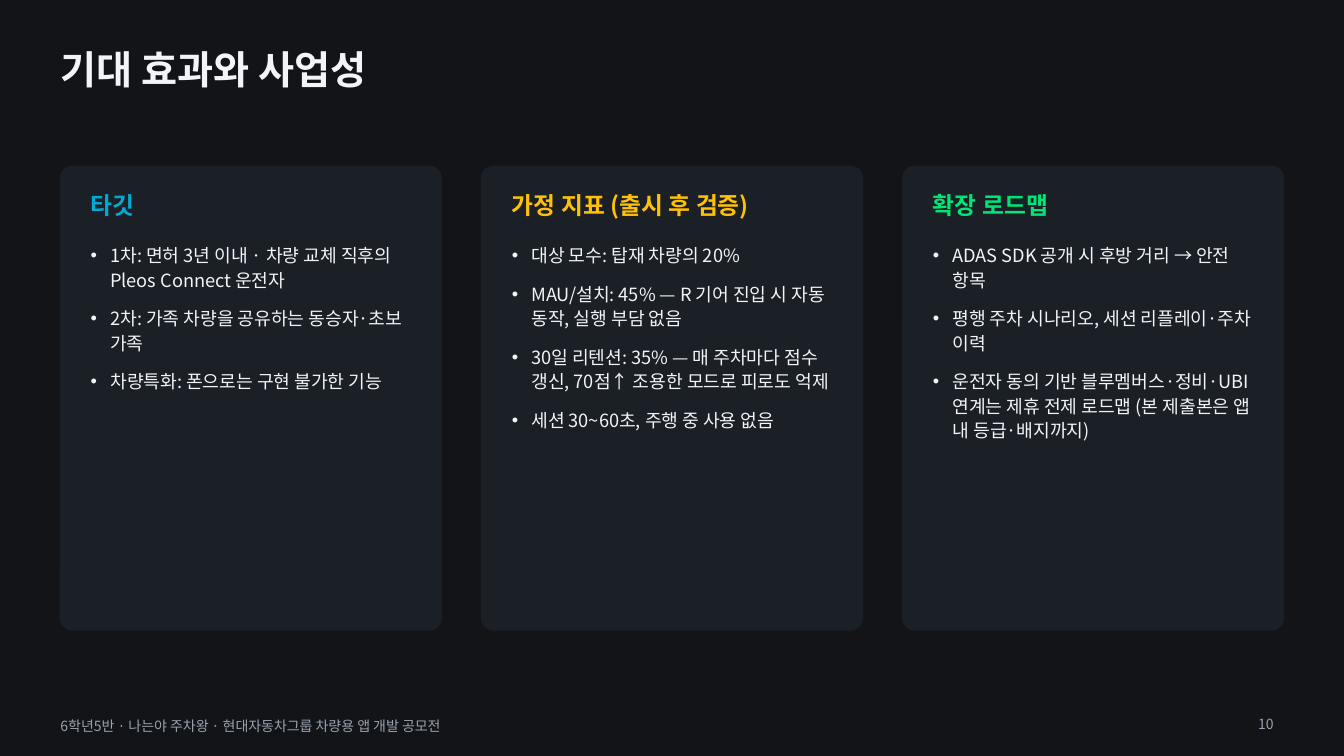
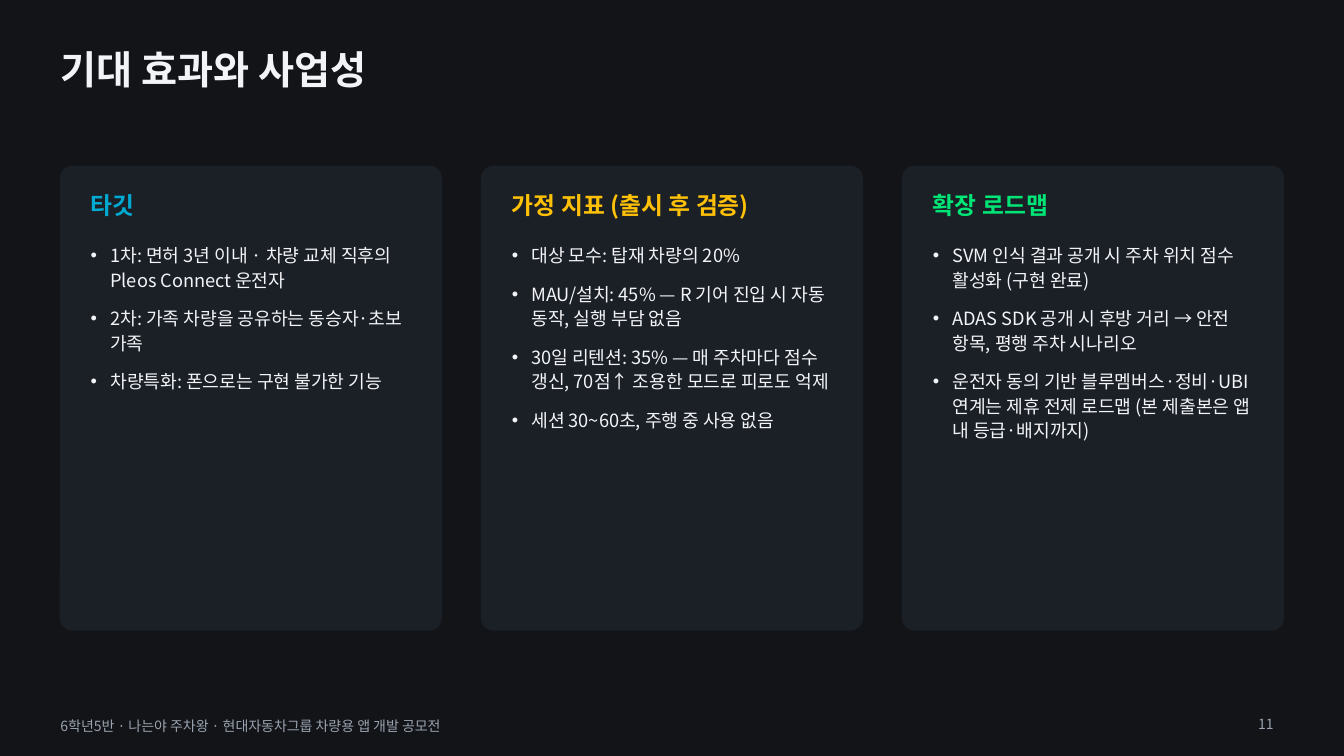
Before and after one commit to skyworker104/pleos-steerin, a slide deck: slide 11 of 나는야_주차왕_발표자료_v2.pptx (slide 10 before the commit). Drawn at 1344x756 pixels with LibreOffice and Linux fonts; fonts in the diff are those of the drawing. Boxes give left, top, right and bottom in pixels: in the first picture for what was removed or moved away, otherwise in the second. Text is boxed around its words. In the diff, an @@ line names an element or a change of style, - is before the commit and + after.

```diff
--- a/나는야_주차왕_발표자료_v2.pptx
+++ b/나는야_주차왕_발표자료_v2.pptx
@@ text at (953,247,1234,354): text changed @@
-• ADAS SDK 공개 시 후방 거리 → 안전 항목
-• 평행 주차 시나리오, 세션 리플레이·주차 이력
+• SVM 인식 결과 공개 시 주차 위치 점수 활성화 (구현 완료)
+• ADAS SDK 공개 시 후방 거리 → 안전 항목, 평행 주차 시나리오
@@ page number at (1258,719,1274,729): text changed @@
-10
+11
```
Also in this commit, not shown: 5 other slides changed, 1 slide added, 32 other files.
